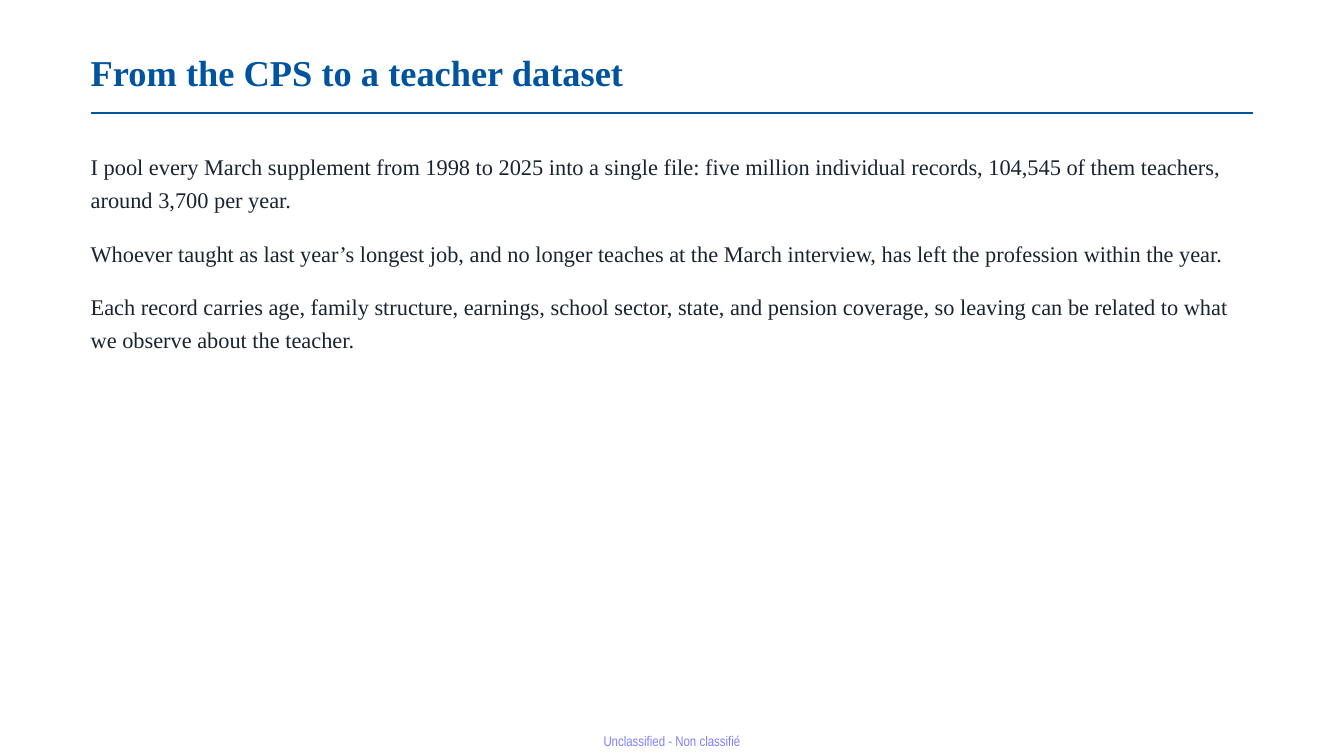
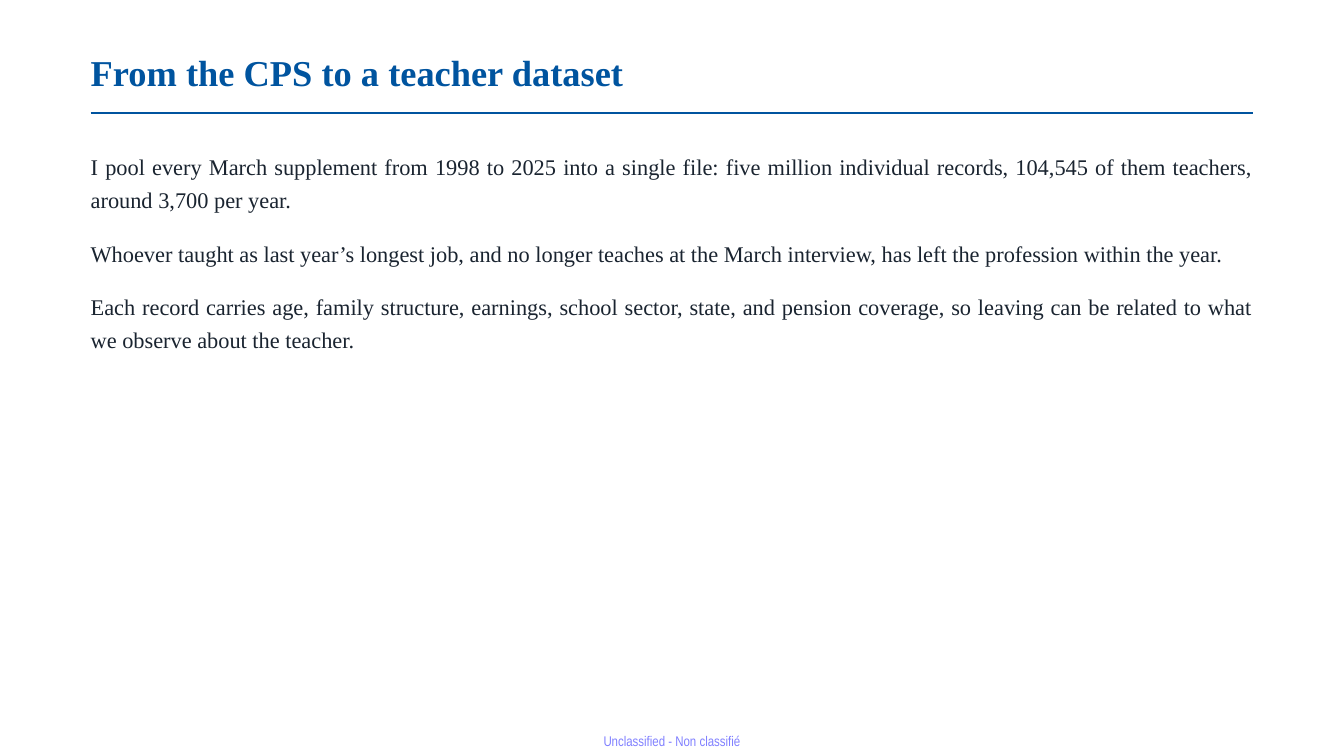
Before and after one commit to jedr1-ship-it/Alternative-Pathways----Quant, a slide deck: slide 5 of report/Proyect_US_v4.pptx. Drawn at 1344x756 pixels with LibreOffice and Linux fonts; fonts in the diff are those of the drawing. Boxes give left, top, right and bottom in pixels: in the first picture for what was removed or moved away, otherwise in the second. Text is boxed around its words. In the diff, an @@ line names an element or a change of style, - is before the commit and + after.

```diff
--- a/report/Proyect_US_v4.pptx
+++ b/report/Proyect_US_v4.pptx
@@ text "I pool every March supplement ..." at bbox=[91, 159, 1252, 349]: alignment left to justified @@
```
Also in this commit, not shown: 3 other slides changed, 1 slide added, 1 slide removed, 3 other files.
